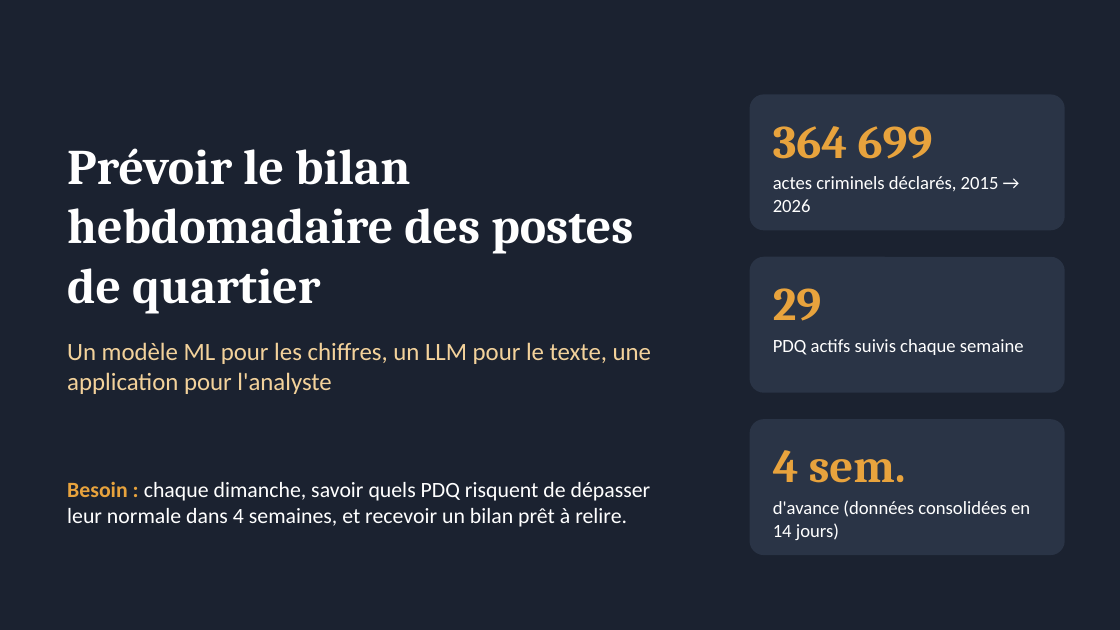
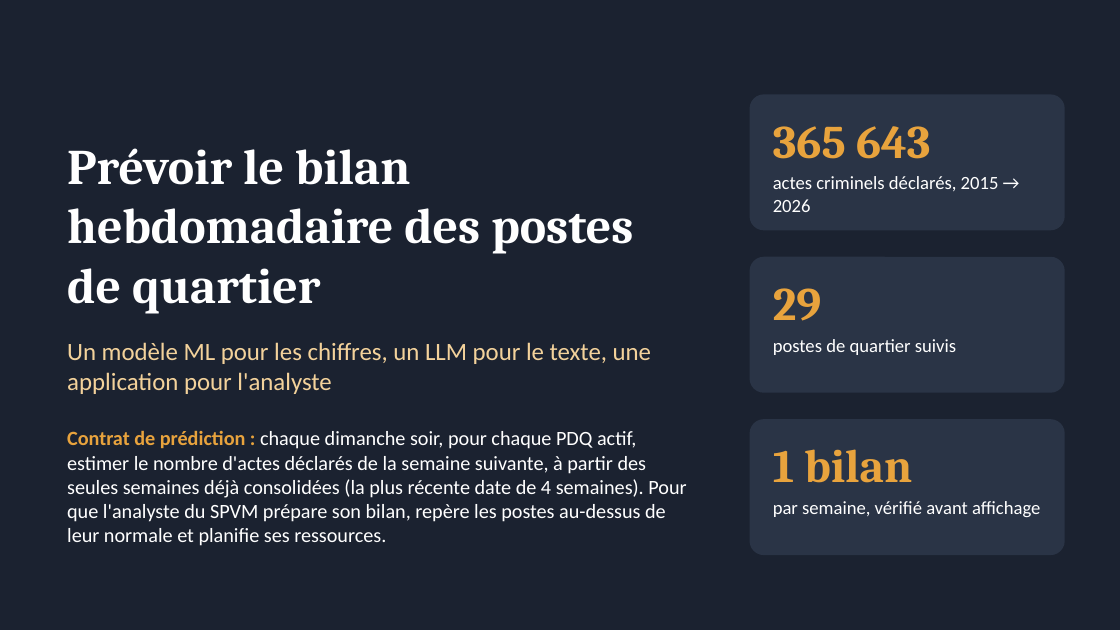
Before and after one commit to mirecloud/criminal-work, a slide deck: slide 1 of livrables/presentation.pptx. Drawn at 1120x630 pixels with LibreOffice and Linux fonts; fonts in the diff are those of the drawing. Boxes give left, top, right and bottom in pixels: in the first picture for what was removed or moved away, otherwise in the second. Text is boxed around its words. In the diff, an @@ line names an element or a change of style, - is before the commit and + after.

```diff
--- a/livrables/presentation.pptx
+++ b/livrables/presentation.pptx
@@ text at bbox=[773, 126, 931, 159]: text changed @@
-364 699
+365 643
@@ text at bbox=[773, 339, 956, 355]: text changed @@
-PDQ actifs suivis chaque semaine
+postes de quartier suivis
@@ text at bbox=[67, 430, 686, 546]: text changed; size 14 to 13 pt @@
-Besoin : chaque dimanche, savoir quels PDQ risquent de dépasser leur normale dans 4 semaines, et recevoir un bilan prêt à relire.
+Contrat de prédiction : chaque dimanche soir, pour chaque PDQ actif, estimer le nombre d'actes déclarés de la semaine suivante, à partir des seules semaines déjà consolidées (la plus récente date de 4 semaines). Pour que l'analyste du SPVM prépare son bilan, repère les postes au-dessus de leur normale et planifie ses ressources.
@@ text at bbox=[773, 449, 912, 483]: text changed @@
-4 sem.
+1 bilan
@@ text at bbox=[773, 501, 1040, 517]: text changed @@
-d'avance (données consolidées en 14 jours)
+par semaine, vérifié avant affichage
```
Also in this commit, not shown: 5 other slides changed.
